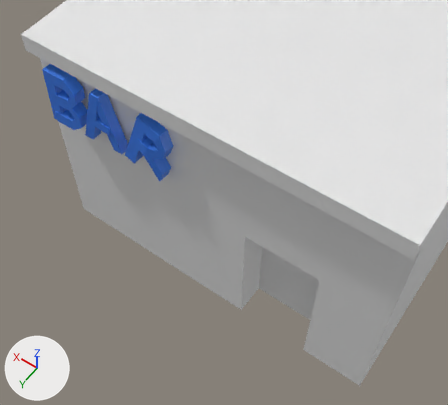
Before and after pictures for a commit that changed the Blender file models/bar.blend.
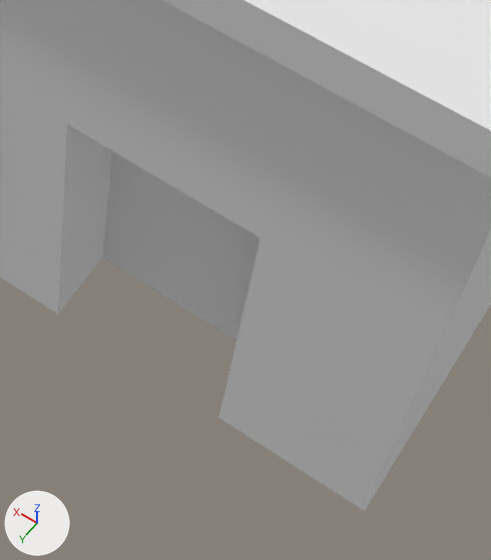
Each version appears first from a 50 mm camera at (-1.115, 2.412, 3.179) aimed at (-0.131, 1.035, 1.014), and next in a close-up on the part from 49% to 91% of the width and 47% to 100% of the height. The axes (+X, +Y, +Z) are drawn at lower left. The lights are the same throughout.

Objects in the first close-up: 'Cube', 'door'.
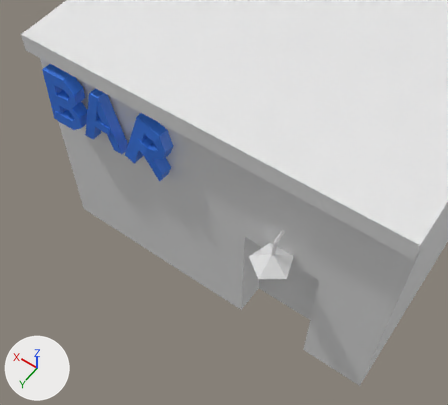
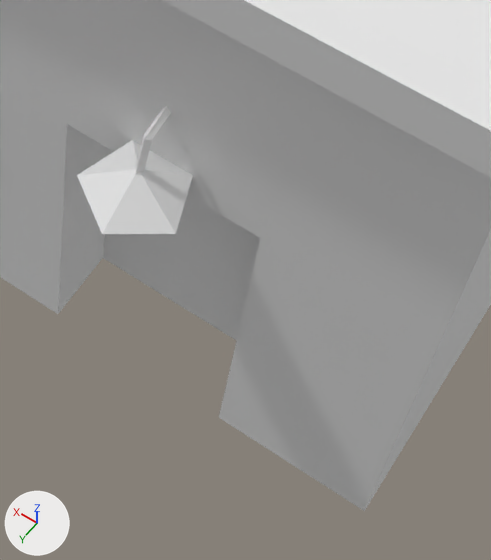
Patch to the scene script:
```diff
--- a/models/bar.blend.py
+++ b/models/bar.blend.py
@@ me_cylinder @@
+me_cylinder.from_pydata([(0.0, 1.0, -1.0), (0.13, -1.2, 7.89), (0.87, -0.5, -1.0), (0.98, -2.48, 7.09), (-0.87, -0.5, -1.0), (-0.75, -2.49, 7.13), (0.45, -11.21, 9.36), (1.24, -10.91, 7.85), (-0.49, -10.97, 7.92)], [], [(0, 1, 3, 2), (2, 3, 5, 4), (1, 5, 8, 6), (4, 5, 1, 0), (0, 2, 4), (7, 6, 8), (5, 3, 7, 8), (3, 1, 6, 7)])
@@ me_cone @@
+me_cone.from_pydata([(0.0, 1.0, -0.32), (0.95, 0.31, -0.32), (0.59, -0.81, -0.32), (-0.59, -0.81, -0.32), (-0.95, 0.31, -0.32), (0.0, 0.0, 0.32)], [], [(0, 5, 1), (1, 5, 2), (2, 5, 3), (3, 5, 4), (4, 5, 0)])
@@ ob_cylinder @@
+ob_cylinder = bpy.data.objects.new('Cylinder', me_cylinder)
+ob_cylinder.location = (-0.407, 1.054, 0.866)
+ob_cylinder.scale = (0.00978, 0.00978, 0.00978)
@@ ob_lamp @@
+ob_lamp = bpy.data.objects.new('lamp', me_cone)
+ob_lamp.location = (-0.407, 1.053, 0.833)
+ob_lamp.scale = (0.107, 0.107, 0.107)
```

Pixel boxes [x1, y1, x2, y2] of what changed, in the close-ups (491 x 560 px):
'lamp', added: after [77, 140, 193, 234]
'Cylinder', added: after [135, 106, 171, 175]
